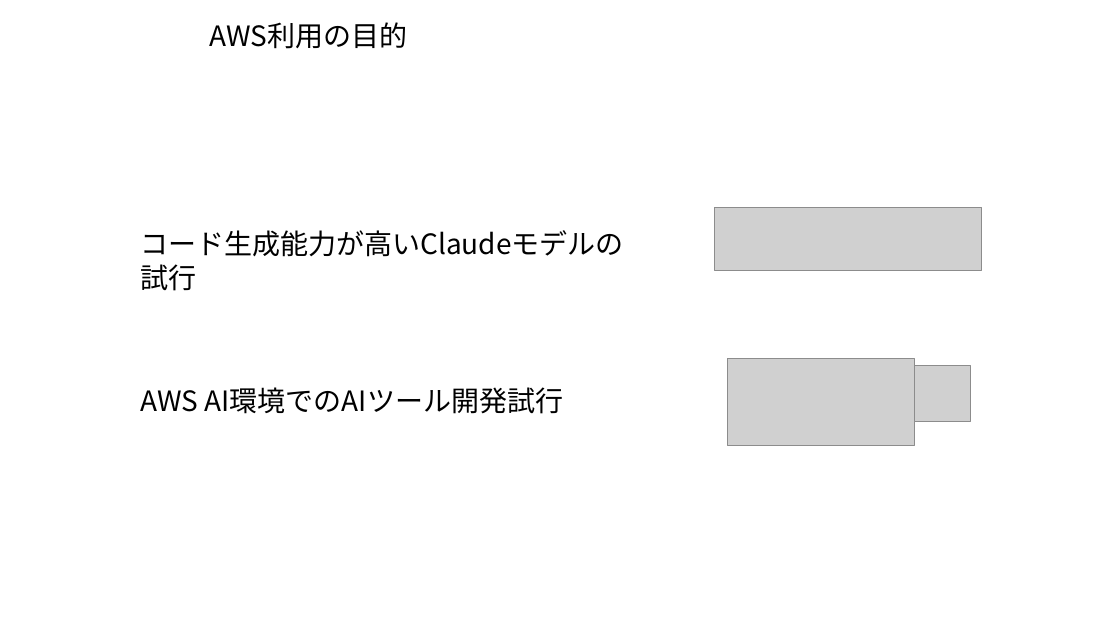
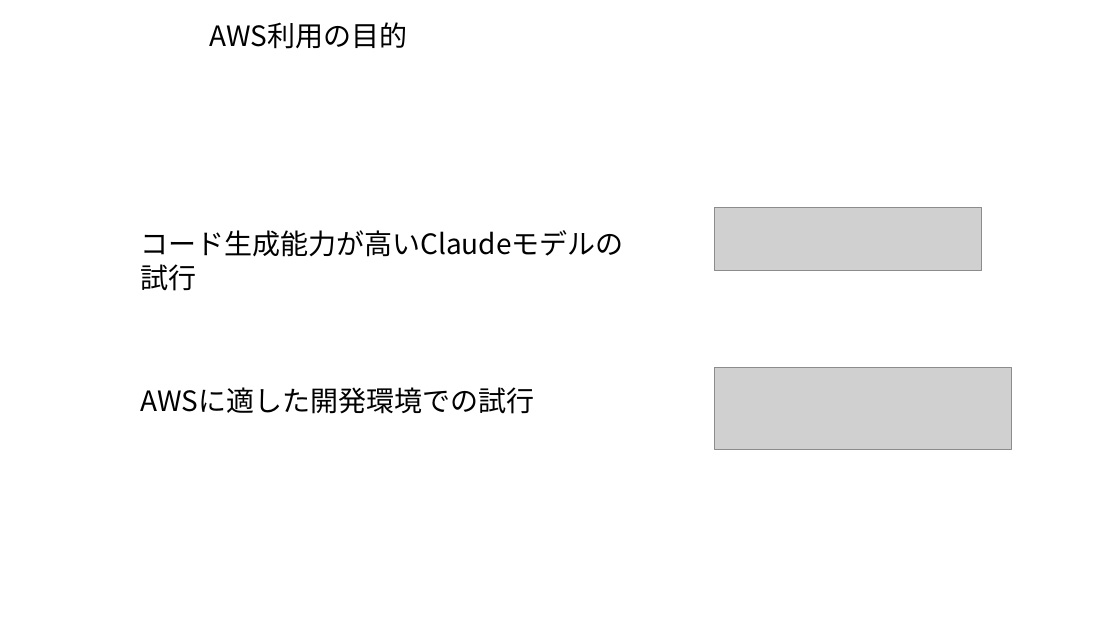
Before and after one commit to kiri0408/tyaga, a slide deck: slide 2 of aws_memo.pptx. Drawn at 1120x630 pixels with LibreOffice and Linux fonts; fonts in the diff are those of the drawing; grey boxes stand for pictures. Boxes give left, top, right and bottom in pixels: in the first picture for what was removed or moved away, otherwise in the second. Text is boxed around its words. In the diff, an @@ line names an element or a change of style, - is before the commit and + after.

```diff
--- a/aws_memo.pptx
+++ b/aws_memo.pptx
@@ text at (x1=140, y1=387, x2=534, y2=414): text changed @@
-AWS AI環境でのAIツール開発試行
+AWSに適した開発環境での試行
@@ picture resized from (x1=728, y1=359, x2=914, y2=445) to (x1=715, y1=367, x2=1012, y2=449) @@
@@ picture removed at (x1=914, y1=365, x2=970, y2=422) @@
```
Also in this commit, not shown: 2 other slides changed, 3 slides added, 1 slide removed.
